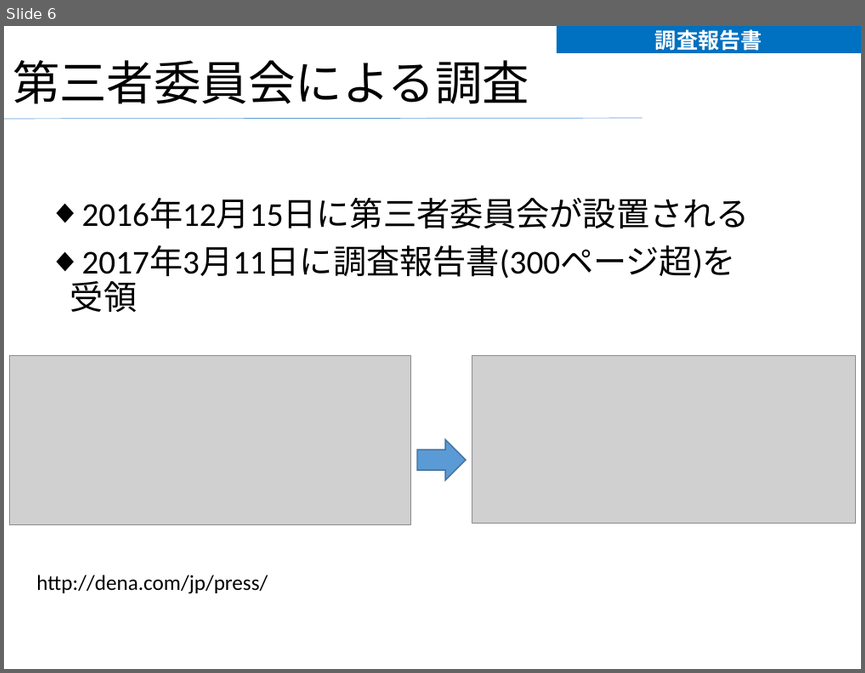
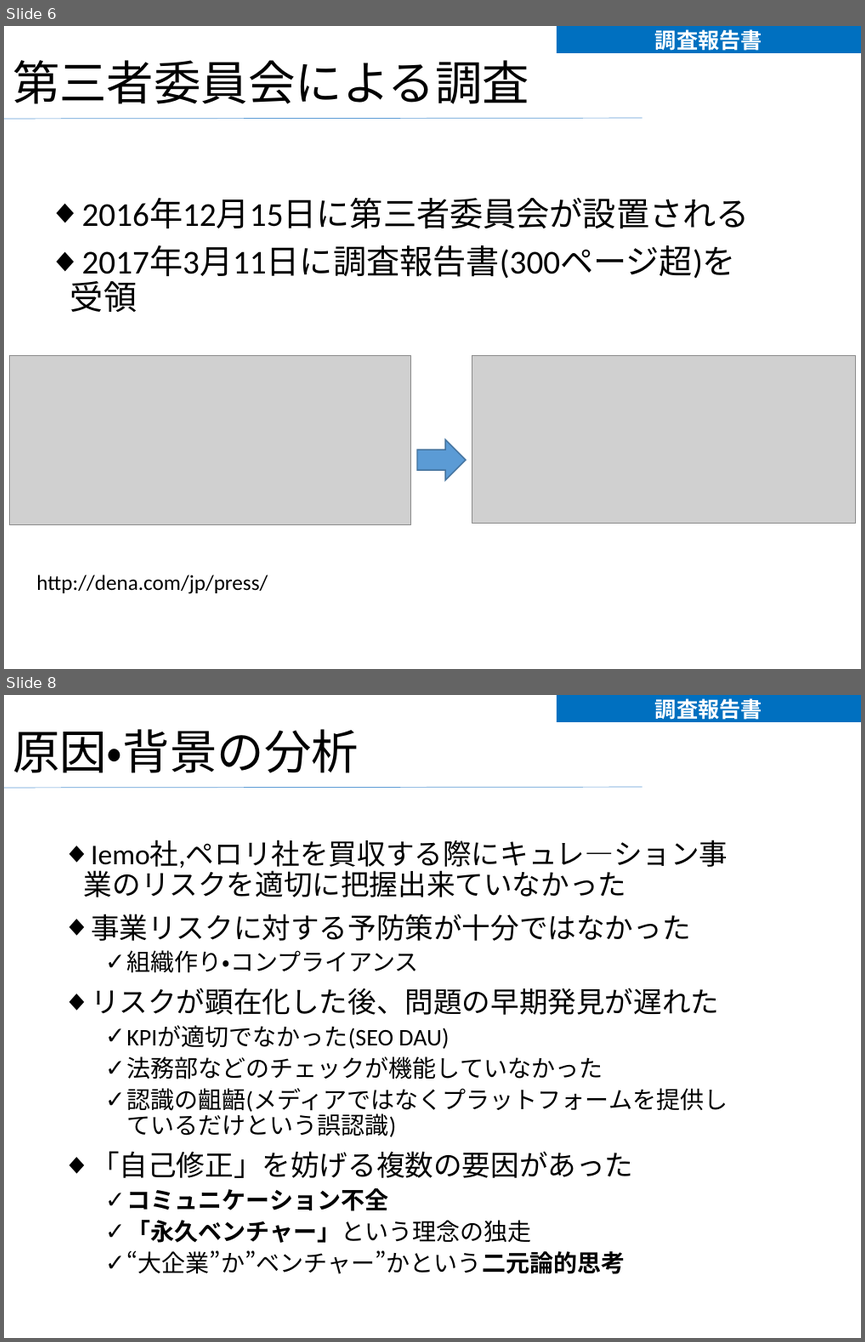
Before and after one commit to fufufukakaka/dena-visualize, a slide deck: dena-visualize.pptx. Shown one above the other, each under a label of ours: slide 6 before the commit, slides 6 and 8 after it; the slides between them are not shown. The pictures are 865x673 and 865x1342 pixels, drawn with LibreOffice and Linux fonts; fonts in the diff are those of the drawing; grey boxes stand for pictures; background and template pictures are left out. Boxes give left, top, right and bottom in pixels: in the first picture for what was removed or moved away, otherwise in the second. Text is boxed around its words. In the diff, an @@ line names an element or a change of style, - is before the commit and + after.

```diff
--- a/dena-visualize.pptx
+++ b/dena-visualize.pptx
@@ slide 8 added at (4,695,861,1338), background picture (left out); not listed: 1 template element that a slide beside it also shows @@
@@ text added at (556,695,861,722), fill #0070C0, 18 pt, text #FFFFFF, bold @@
+調査報告書
@@ title added at (12,729,358,773), 39.6 pt, text #040404 @@
+原因・背景の分析
@@ text added at (84,841,727,1274), 20 pt, text #040404 @@
+◆ Iemo社,ペロリ社を買収する際にキュレ―ション事業のリスクを適切に把握出来ていなかった
+◆ 事業リスクに対する予防策が十分ではなかった
+  ✓ 組織作り・コンプライアンス
+◆ リスクが顕在化した後、問題の早期発見が遅れた
+  ✓ KPIが適切でなかった(SEO DAU)
+  ✓ 法務部などのチェックが機能していなかった
+  ✓ 認識の齟齬(メディアではなくプラットフォームを提供しているだけという誤認識)
+◆ 「自己修正」を妨げる複数の要因があった
+  ✓ コミュニケーション不全
+  ✓ 「永久ベンチャー」という理念の独走
+  ✓ “大企業”か”ベンチャー”かという二元論的思考
```
Also in this commit, not shown: 17 other slides changed, 5 other slides added, 1 other file.
